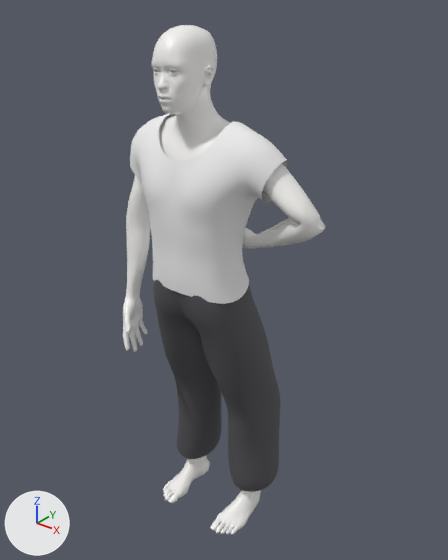
An edit to the glTF model public/models/mannequin-male-hand_on_hip.glb, drawn before and after from the same camera.
One viewpoint serves both versions: a camera (50 mm lens) standing at (1.277, -1.496, 2.001) and looking at (0.04, 0.051, 1.042). Every picture has the same lights, and +X, +Y and +Z are marked at lower left. The first picture is the older version. Where no turn or scale is listed for an object, it has been applied to the vertices. Vertices at exactly the same position are counted once.

Before the edit, the objects in view are built like this:
```python
me_body = bpy.data.meshes.new('Body')
me_body.from_pydata(...)  # 11533 vertices, 22768 faces; spans x -0.37..0.37, y -0.2..0.2, z -0.94..0.94
me_body.materials.append(mat_marble)  # white #f7f6f3
me_pants = bpy.data.meshes.new('Pants')
me_pants.from_pydata(...)  # 5527 vertices, 10912 faces; spans x -0.238..0.238, y -0.189..0.189, z -0.537..0.537
me_pants.materials.append(mat_pants)  # dark grey #505055
me_shirt = bpy.data.meshes.new('Shirt')
me_shirt.from_pydata(...)  # 1095 vertices, 2068 faces; spans x -1.0..1.0, y -0.46..0.46, z -0.94..0.94
me_shirt.materials.append(mat_shirt)  # white #ededed
ob_body = bpy.data.objects.new('Body', me_body)
ob_body.location = (0.063, -0.014, 0.941)
ob_pants = bpy.data.objects.new('Pants', me_pants)
ob_pants.location = (0.003, 0.036, 0.648)
ob_shirt = bpy.data.objects.new('Shirt', me_shirt)
ob_shirt.location = (0.005, -0.031, 1.331)
ob_shirt.scale = (0.298, 0.298, 0.298)
```
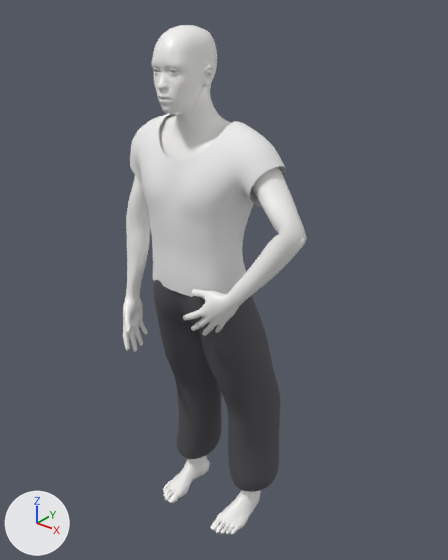
Where the newer file only moved an object's origin or applied its transform, the numbers keep the older frame.

Changed parts and their boxes (x1, y1, x2, y2) in the pictures (448 x 560 px; the box of a moved part takes in the faces that stretch with it):
'Body', reshaped (9% narrower): before (123, 25, 325, 534); after (123, 25, 307, 534)
'Shirt', reshaped, moved, rescaled: before (130, 114, 287, 304); after (130, 114, 286, 299)
part 1 of me_body, moved or reshaped: before (215, 120, 325, 249); after (183, 120, 307, 336)
part 2 of me_shirt, moved or reshaped: before (187, 122, 287, 215); after (187, 121, 286, 215)

The change, as a list of edits to the scene's bpy script:
```text
Change me_body:
    used by ob_body; location = (0.063, -0.014, 0.941)
    remove me_body.from_pydata(...)  # 11533 vertices, 22768 faces; spans x -0.37..0.37, y -0.2..0.2, z -0.94..0.94
    add me_body.from_pydata(...)  # 11533 vertices, 22768 faces; spans x -0.37..0.36, y -0.2..0.17, z -0.94..0.94
    me_body part 1: 2121 of 11533 vertices moved; they spanned x -0.1..0.37, y -0.11..0.2, z 0.19..0.66 and now span x 0.0..0.36, y -0.19..0.06, z 0.0..0.66; mean shift (0.08, -0.24, -0.13); largest move (-0.06, 0.19, 0.19) -> (0.06, -0.14, 0.0)
Change me_shirt:
    where me_shirt.from_pydata(...)  # 1095 vertices, 2068 faces; spans x -1.0..1.0, y -0.46..0.46, z -0.94..0.94
    used by ob_shirt; location = (0.005, -0.031, 1.331); scale = (0.298, 0.298, 0.298)
    me_shirt part 2: 194 of 1095 vertices moved; they spanned x 0.21..1.0, y -0.41..0.43, z 0.09..0.94 and now span x 0.21..1.0, y -0.41..0.44, z 0.09..0.94; mean shift (-0.01, -0.03, 0.0); largest move (0.83, 0.13, 0.19) -> (0.8, -0.01, 0.17)
Change ob_shirt:
    ob_shirt.location: (0.005, -0.031, 1.331) -> (0.006, -0.031, 1.331)
    ob_shirt.scale: (0.298, 0.298, 0.298) -> (0.299, 0.299, 0.299)
```
